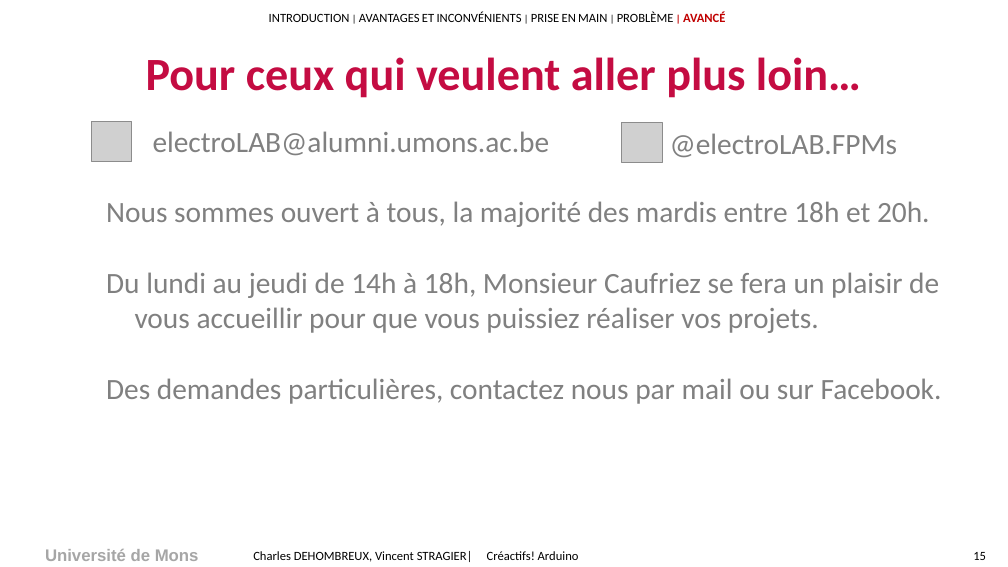
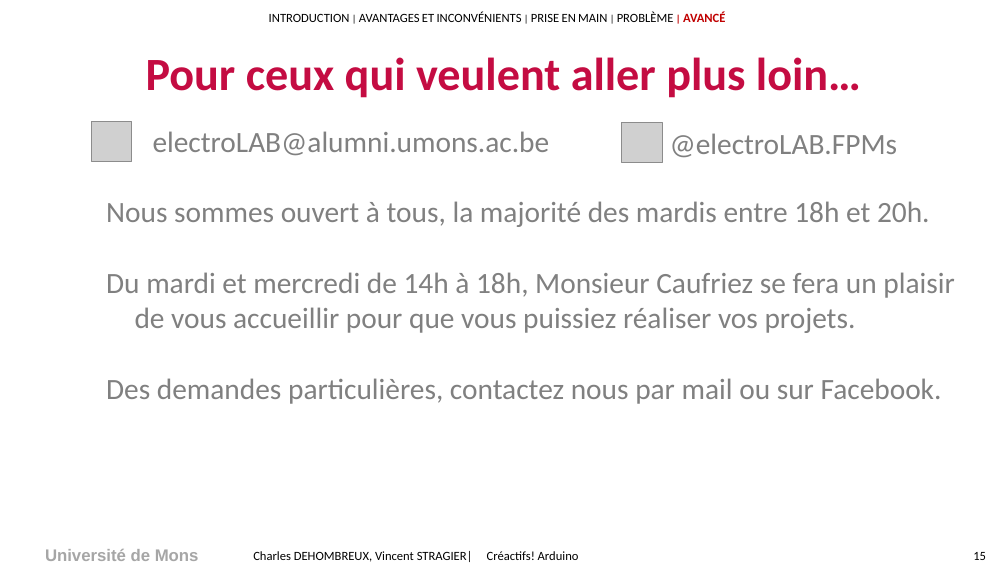
Before and after one commit to Vincent-Stragier/Creactif-electroLAB, a slide deck: slide 15 of Seance_ATtiny85/Slides/ATTiny85.pptx. Drawn at 1008x567 pixels with LibreOffice and Linux fonts; fonts in the diff are those of the drawing; grey boxes stand for pictures; background and template pictures are left out. Boxes give left, top, right and bottom in pixels: in the first picture for what was removed or moved away, otherwise in the second. Text is boxed around its words. In the diff, an @@ line names an element or a change of style, - is before the commit and + after.

```diff
--- a/Seance_ATtiny85/Slides/ATTiny85.pptx
+++ b/Seance_ATtiny85/Slides/ATTiny85.pptx
@@ text at box(106, 272, 954, 333): text changed @@
-Du lundi au jeudi de 14h à 18h, Monsieur Caufriez se fera un plaisir de vous accueillir pour que vous puissiez réaliser vos projets.
+Du mardi et mercredi de 14h à 18h, Monsieur Caufriez se fera un plaisir de vous accueillir pour que vous puissiez réaliser vos projets.
```
Also in this commit, not shown: 1 other slide changed.
